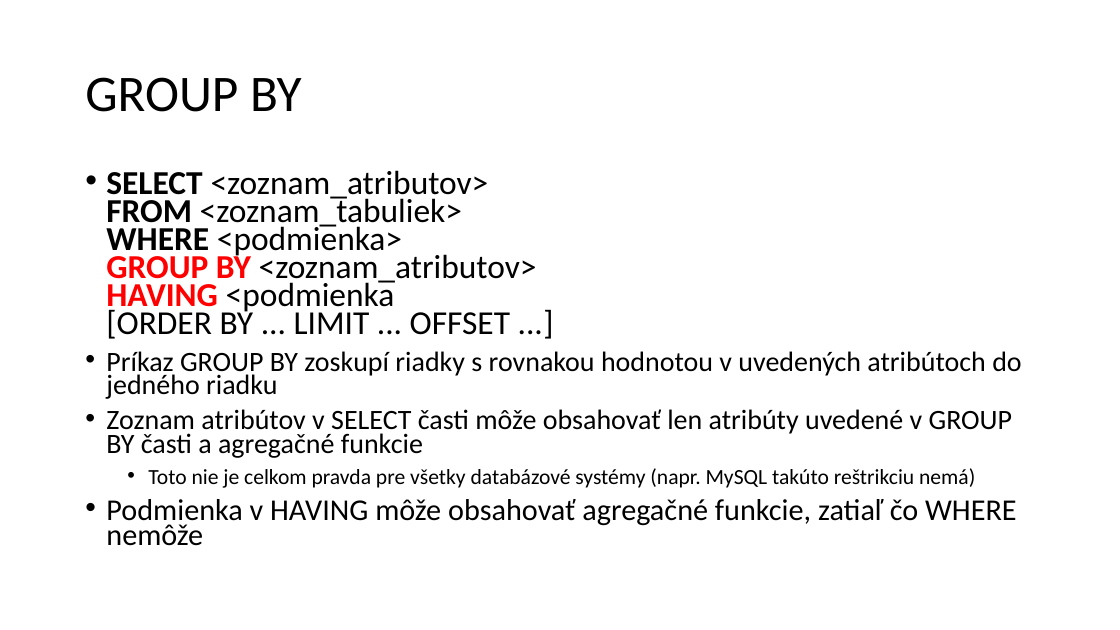
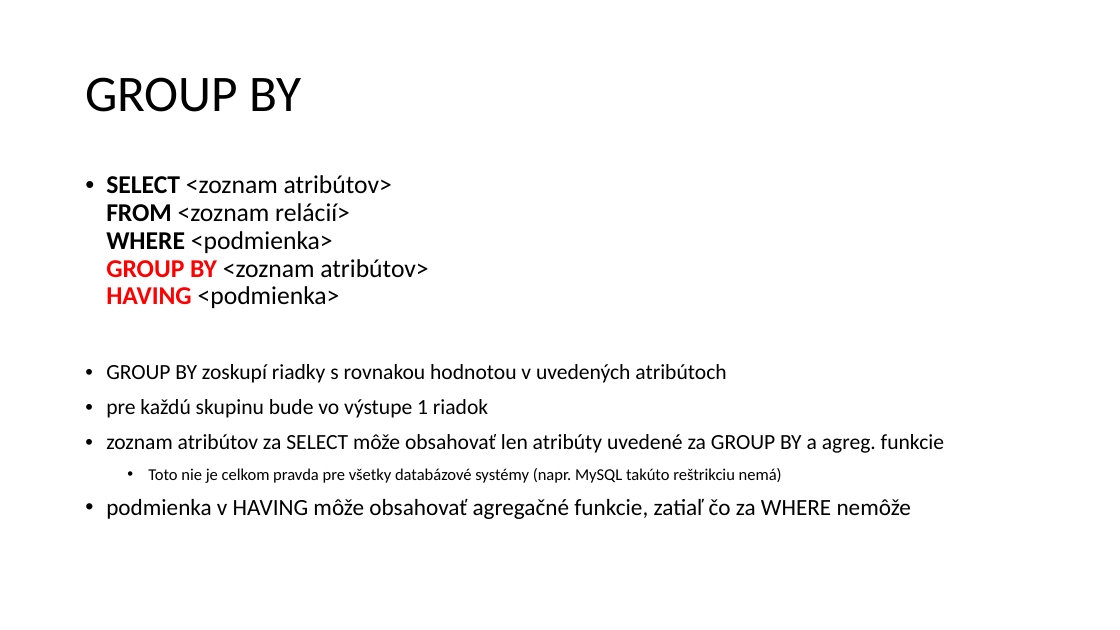
Before and after one commit to janmazak/db_praktikum, a slide deck: slide 3 of materialy/05/sql_agg.pptx. Drawn at 1120x630 pixels with LibreOffice and Linux fonts; fonts in the diff are those of the drawing. Boxes give left, top, right and bottom in pixels: in the first picture for what was removed or moved away, otherwise in the second. Text is boxed around its words. In the diff, an @@ line names an element or a change of style, - is before the commit and + after.

```diff
--- a/materialy/05/sql_agg.pptx
+++ b/materialy/05/sql_agg.pptx
@@ text at [106,175,944,453]: text changed; size 24.1 to 18.5 pt @@
-  • SELECT <zoznam_atributov>
-    FROM <zoznam_tabuliek>
-    WHERE <podmienka>
-    GROUP BY <zoznam_atributov>
-    HAVING <podmienka
-    [ORDER BY ... LIMIT ... OFFSET ...]
-  • Príkaz GROUP BY zoskupí riadky s rovnakou hodnotou v uvedených atribútoch do jedného riadku
-  • Zoznam atribútov v SELECT časti môže obsahovať len atribúty uvedené v GROUP BY časti a agregačné funkcie
+  • SELECT <zoznam atribútov>
+    FROM <zoznam relácií>
+    WHERE <podmienka>
+    GROUP BY <zoznam atribútov>
+    HAVING <podmienka>
+  • GROUP BY zoskupí riadky s rovnakou hodnotou v uvedených atribútoch
+  • pre každú skupinu bude vo výstupe 1 riadok
+  • zoznam atribútov za SELECT môže obsahovať len atribúty uvedené za GROUP BY a agreg. funkcie
@@ text at [148,468,782,483]: size 18.5 to 14.2 pt in "Toto nie je celkom pravda pre všetky ..."; line spacing 0.7 to 0.9 @@
@@ text at [106,499,911,519]: text changed; size 25.9 to 19.9 pt @@
-• Podmienka v HAVING môže obsahovať agregačné funkcie, zatiaľ čo WHERE nemôže
+• podmienka v HAVING môže obsahovať agregačné funkcie, zatiaľ čo za WHERE nemôže
```
Also in this commit, not shown: 9 other slides changed, 1 slide added, 22 other files.
